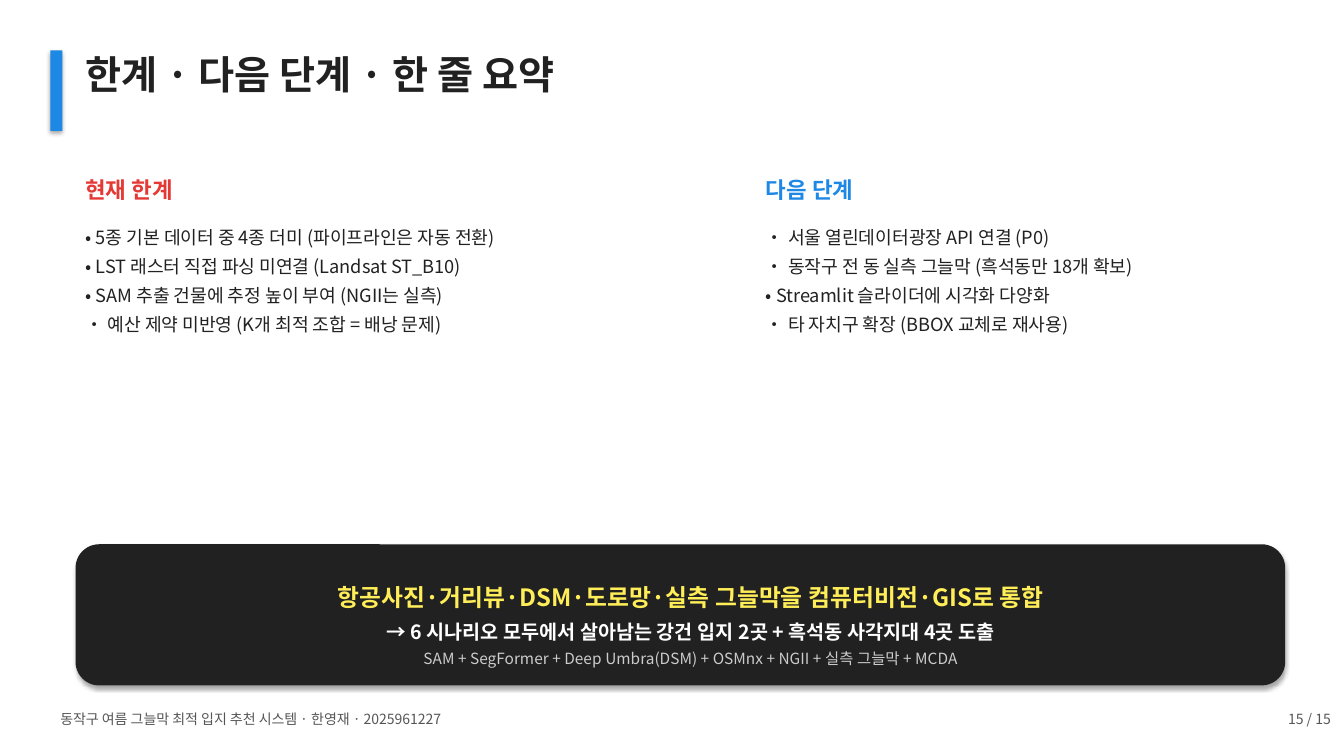
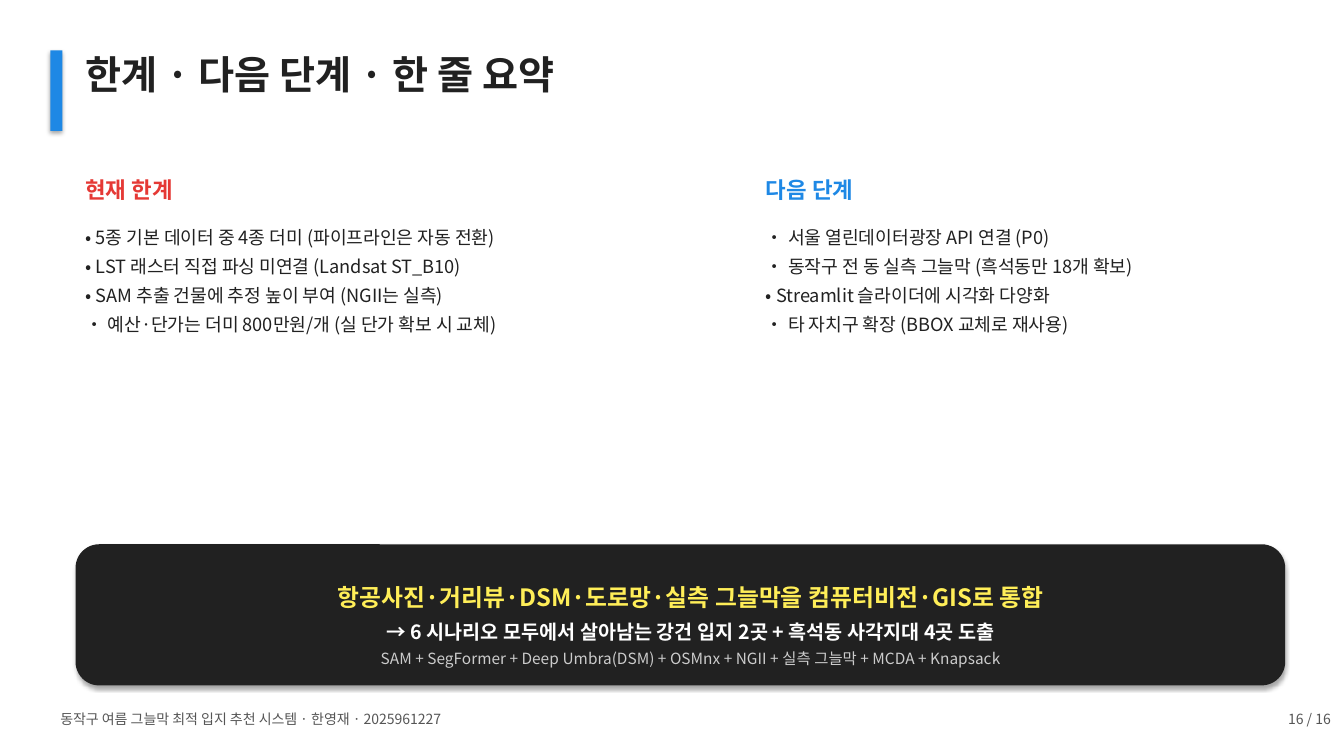
Before and after one commit to thgtot92/project_1, a slide deck: slide 16 of presentation/동작구_그늘막_최종발표.pptx (slide 15 before the commit). Drawn at 1344x756 pixels with LibreOffice and Linux fonts; fonts in the diff are those of the drawing. Boxes give left, top, right and bottom in pixels: in the first picture for what was removed or moved away, otherwise in the second. Text is boxed around its words. In the diff, an @@ line names an element or a change of style, - is before the commit and + after.

```diff
--- a/presentation/동작구_그늘막_최종발표.pptx
+++ b/presentation/동작구_그늘막_최종발표.pptx
@@ text at [108, 316, 497, 335]: text changed @@
-• 예산 제약 미반영 (K개 최적 조합 = 배낭 문제)
+• 예산·단가는 더미 800만원/개 (실 단가 확보 시 교체)
@@ text in rounded rectangle at [381, 651, 1000, 668]: text changed @@
-SAM + SegFormer + Deep Umbra(DSM) + OSMnx + NGII + 실측 그늘막 + MCDA
+SAM + SegFormer + Deep Umbra(DSM) + OSMnx + NGII + 실측 그늘막 + MCDA + Knapsack
@@ text at [1288, 713, 1331, 724]: text changed @@
-15 / 15
+16 / 16
```
Also in this commit, not shown: 13 other slides changed, 1 slide added, 12 other files.
